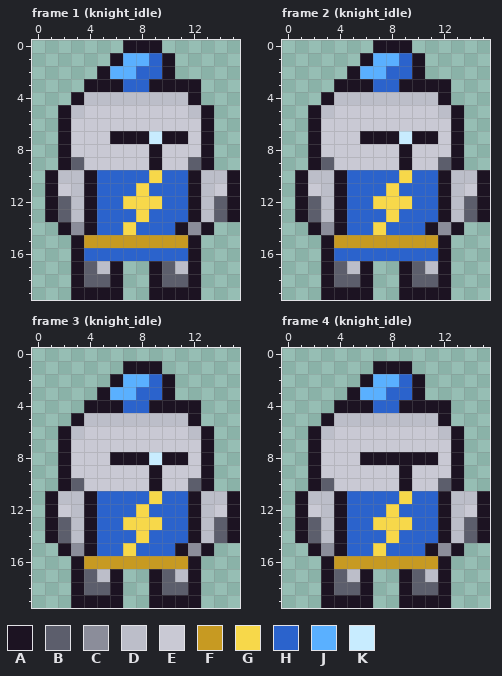
Pixel-art file: src/art/sprites/knight.aseprite. The picture above was drawn from the file before the commit.
16x20 pixels, 10 frames. Colours within 5 levels of each other are drawn and written as one. Shown: frame 1 (knight_idle), frame 2 (knight_idle), frame 3 (knight_idle), frame 4 (knight_idle). The commit also changed other frames, which this record leaves out.
Palette (. is transparent): A #1c1322  B #5c5e6c  C #8b8d9a  D #bcbec9  E #c9c9d4  F #c79a22  G #f7d84a  H #2b63cc  J #5ab0ff  K #c8ecff
Pixels before, frame 1 (knight_idle), first column x 1:
 0 ......AAA......
 1 .....AJJHA.....
 2 ....AJJHHA.....
 3 ...AAAHHAAAA...
 4 ..ADDDDDDDDA...
 5 .ADEEEEEEEEDA..
 6 .AEEEEEEEEEEA..
 7 .AEEEAAAKAAEA..
 8 .AEEEEEEAEEEA..
 9 .ABEEEEEAEEBA..
10 ADDAHHHHGHHADDA
11 AEDAHHHGHHHADEA
12 ABDAHHGGGHHADBA
13 ABDAHHHGHHHADBA
14 .ACAHHGHHHACA..
15 ..AFFFFFFFFA...
16 ..AHHHHHHHHA...
17 ..ABDA..ABDA...
18 ..ABBA..ABBA...
19 ..AAAA..AAAA...
Pixels before, frame 2 (knight_idle), first column x 1:
 0 ......AAA......
 1 .....AJJHA.....
 2 ....AJJHHA.....
 3 ...AAAHHAAAA...
 4 ..ADDDDDDDDA...
 5 .ADEEEEEEEEDA..
 6 .AEEEEEEEEEEA..
 7 .AEEEAAAKAAEA..
 8 .AEEEEEEAEEEA..
 9 .ABEEEEEAEEBA..
10 ADDAHHHHGHHADDA
11 AEDAHHHGHHHADEA
12 ABDAHHGGGHHADBA
13 ABDAHHHGHHHADBA
14 .ACAHHGHHHACA..
15 ..AFFFFFFFFA...
16 ..AHHHHHHHHA...
17 ..ABDA..ABDA...
18 ..ABBA..ABBA...
19 ..AAAA..AAAA...
Pixels before, frame 3 (knight_idle), first column x 1:
 1 ......AAA......
 2 .....AJJHA.....
 3 ....AJJHHA.....
 4 ...AAAHHAAAA...
 5 ..ADDDDDDDDA...
 6 .ADEEEEEEEEDA..
 7 .AEEEEEEEEEEA..
 8 .AEEEAAAKAAEA..
 9 .AEEEEEEAEEEA..
10 .ABEEEEEAEEBA..
11 ADDAHHHHGHHADDA
12 AEDAHHHGHHHADEA
13 ABDAHHGGGHHADBA
14 ABDAHHHGHHHADBA
15 .ACAHHGHHHACA..
16 ..AFFFFFFFFA...
17 ..ABDA..ABDA...
18 ..ABBA..ABBA...
19 ..AAAA..AAAA...
Pixels before, frame 4 (knight_idle), first column x 1:
 1 ......AAA......
 2 .....AJJHA.....
 3 ....AJJHHA.....
 4 ...AAAHHAAAA...
 5 ..ADDDDDDDDA...
 6 .ADEEEEEEEEDA..
 7 .AEEEEEEEEEEA..
 8 .AEEEAAAAAAEA..
 9 .AEEEEEEAEEEA..
10 .ABEEEEEAEEBA..
11 ADDAHHHHGHHADDA
12 AEDAHHHGHHHADEA
13 ABDAHHGGGHHADBA
14 ABDAHHHGHHHADBA
15 .ACAHHGHHHACA..
16 ..AFFFFFFFFA...
17 ..ABDA..ABDA...
18 ..ABBA..ABBA...
19 ..AAAA..AAAA...
The result:
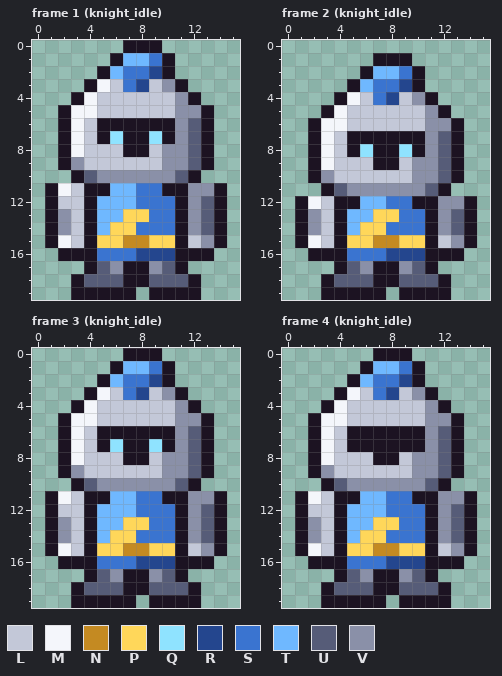
Colours new in this view: L #c3c8d8  M #f4f6fb  N #c48a22  P #ffd75a  Q #8fe3ff  R #24468e  S #3a74d0  T #6fb8ff  U #565c78  V #8a90a8
Edits made:
Changed rows in their new state; - is an unchanged pixel.
Frame 1 (knight_idle):
first column x 1:
 1 ------TTS------
 2 -----TSSR------
 3 ----MLSRLV-.---
 4 ---MLLLLLLV----
 5 --MMLLLLLLVV---
 6 --MLAAAAAAVU---
 7 --MLAQ--Q-VU---
 8 --MLLLAALVVU---
 9 --VLLLLLLVVU---
10 ..AUVVVVVVU-...
11 -ML-ATTSSAAVVA.
12 -LL-TTTSSSAVUA.
13 -VL-TTPPSSAVUA.
14 AVL-TPPSSS-VUA-
15 AMLAPPNNPPALVA-
16 -A-ASSSRRRA-A--
17 --.AUVAAVUA.---
18 ---UUUAAUUU----
19 ------A--------
Frame 2 (knight_idle):
first column x 1:
 0 ------...------
 1 -----.AAA.-----
 2 ----.ATTS------
 3 ---.-TSSR-..---
 4 --.AMLSRLVA.---
 5 -.AMLLLLLLVA.--
 6 --MMLLLLLLVV---
 7 --MLA---A-VU---
 8 --MLAQAAQAVU---
 9 --MLLLAALVVU---
10 .AVLLLLLLVVUA..
11 ..AUVVVVVVU-...
12 -ML-ATTSSAAVVA.
13 -VL-TTPPSSAVUA.
14 AVL-TPPSSS-VUA-
15 AMLAPPNNPPALVA-
16 -A-ASSSRRRA-A--
17 --.AUVAAVUA.---
18 ---UUUAAUUU----
19 ------A--------
Frame 3 (knight_idle):
first column x 1:
 0 ------AAA------
 1 -----ATTSA-----
 2 ----ATSSR------
 3 ---AMLSRLVA----
 4 --AMLLLLLLV----
 5 -AMMLLLLLLVVA--
 6 --MLAAAAAAVU---
 7 --MLAQAAQAVU---
 8 --MLLL--LVVU---
 9 --VLLLLLLVVU---
10 -.AUVVVVVVUA.--
11 -ML-ATTSSAAVVA.
12 -LL-TTTSSSAVUA.
13 -VL-TTPPSSAVUA.
14 -VL-TPPSSSAVUA.
15 AML-PPNNPP-LVA-
16 -A-ASSSRRRA-A--
17 --.AUVAAVUA.---
18 ---UUUAAUUU----
19 ------A--------
Frame 4 (knight_idle):
first column x 1:
 0 ------AAA------
 1 -----ATTSA-----
 2 ----ATSSR------
 3 ---AMLSRLVA----
 4 --AMLLLLLLV----
 5 -AMMLLLLLLVVA--
 6 --MLAAAAAAVU---
 7 --MLAAAAAAVU---
 8 --MLLL--LVVU---
 9 --VLLLLLLVVU---
10 -.AUVVVVVVUA.--
11 -ML-ATTSSAAVVA.
12 -LL-TTTSSSAVUA.
13 -VL-TTPPSSAVUA.
14 -VL-TPPSSSAVUA.
15 AML-PPNNPP-LVA-
16 -A-ASSSRRRA-A--
17 --.AUVAAVUA.---
18 ---UUUAAUUU----
19 ------A--------
